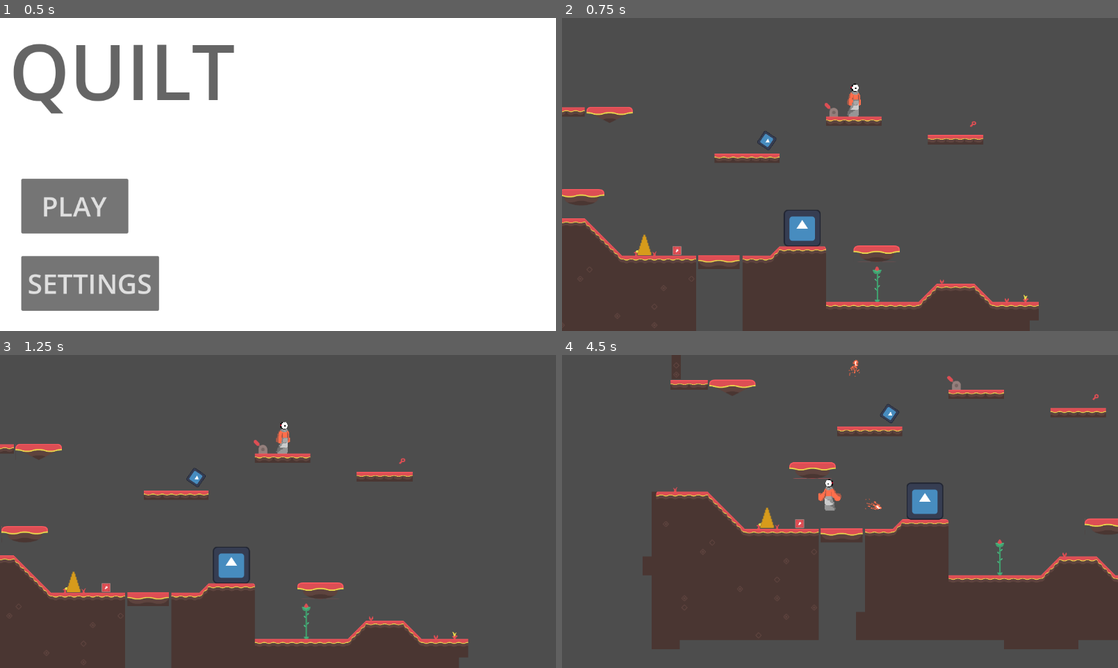
Above: before the commit, frames 1-4 (two rows, left to right).
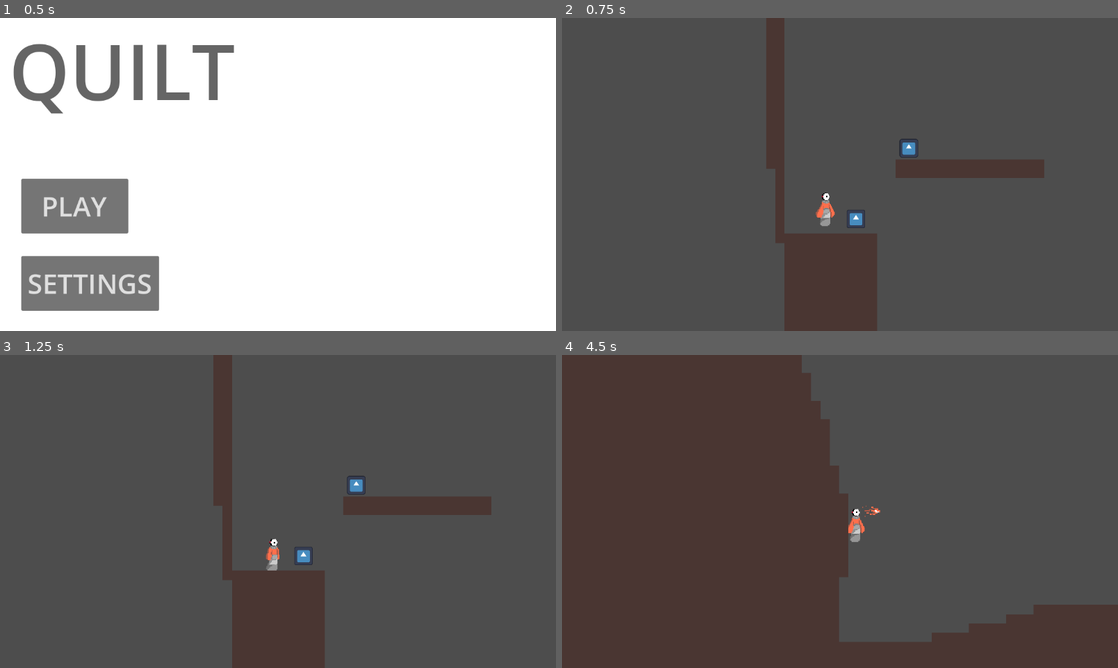
Above: after the commit, the same moments.

Repository: unsaltedkale/Quilt
Game: Godot game, scene res://TitleScreen.tscn
The game is run twice, just before and just after one commit, with the same random seed, the same clock (stepped at 60 frames per second) and the same inputs. Before the commit the project starts from res://main.tscn. The engine's default icon, where the game draws it, is replaced by a stand-in: a white triangle on a blue panel in a dark square. Sound files missing from this copy of the repository are replaced by a short silence.
Inputs (mouse positions are in pixels of both pictures, inside the frame that each line leads up to):
- Up to frame 1 (0.5 s): no input
- Up to frame 2 (0.75 s): click "PLAY" at 0.5 s
- Up to frame 3 (1.25 s): no input
- Up to frame 4 (4.5 s): move the mouse to (962, 495) at 1.27 s; hold D (move_right) 1.28-2.78 s; tap F (fire_projectile) at 1.35, 2.85, 4.35 s; click (962, 495) at 1.42 s; tap Space (jump) at 1.52, 2.27, 3.77 s; move the mouse to (728, 527) at 2.02 s; tap E (interact) at 2.1, 3.6 s; move the mouse to (895, 442) at 2.77 s; hold A (move_left) 2.78-3.53 s; move the mouse to (812, 574) at 3.52 s; hold D (move_right) from 3.53 s (still down); click (812, 574) at 3.67 s; move the mouse to (1006, 558) at 4.27 s

Frame 1 is identical in both runs. In frame 2, 20% of the frame differs, in the area x 0-87%, y 0-100%; in frame 3, 21%; in frame 4, 52%, in the area x 0-100%, y 0-100%.

Commit message:
title screen  to tutorial 1

Diff:
--- a/Andy's Path/Scenes/AndyMain.tscn
+++ b/Andy's Path/Scenes/AndyMain.tscn
@@ -1,6 +1,6 @@
 [gd_scene load_steps=17 format=4 uid="uid://c1qxdbym2bpna"]
 
-[ext_resource type="PackedScene" uid="uid://1iv87qysc1dl" path="res://Andy's Path/Scenes/UI.tscn" id="1_u0n1e"]
+[ext_resource type="PackedScene" uid="uid://1iv87qysc1dl" path="res://TitleScreen.tscn" id="1_u0n1e"]
 [ext_resource type="Texture2D" uid="uid://nycislmjusp8" path="res://Resources/tilesheet_complete.png" id="2_54g6f"]
 [ext_resource type="Texture2D" uid="uid://dmcdml67v5cp1" path="res://icon.svg" id="3_kmm4v"]
 [ext_resource type="Script" uid="uid://7kvdyj2pyumq" path="res://Andy's Path/Scripts/NPC.gd" id="3_v7cp0"]
--- a/Andy's Path/Scripts/PlayButton.gd
+++ b/Andy's Path/Scripts/PlayButton.gd
@@ -5,7 +5,7 @@
 
 
 func _on_play_pressed() -> void:
-	hide()
+	get_tree().change_scene_to_file("res://Alex's Folder/tutorial_1.tscn")
 
 
 func _on_settings_pressed() -> void:
--- a/main.tscn
+++ b/main.tscn
@@ -1,7 +1,7 @@
 [gd_scene load_steps=23 format=4 uid="uid://1225g3ggvek2"]
 
 [ext_resource type="Script" uid="uid://d0ax7m8u1yprv" path="res://Elena/Scripts/lever.gd" id="1_efxa6"]
-[ext_resource type="PackedScene" uid="uid://1iv87qysc1dl" path="res://Andy's Path/Scenes/UI.tscn" id="1_ig7tw"]
+[ext_resource type="PackedScene" uid="uid://1iv87qysc1dl" path="res://TitleScreen.tscn" id="1_ig7tw"]
 [ext_resource type="Texture2D" uid="uid://nycislmjusp8" path="res://Resources/tilesheet_complete.png" id="2_0xm2m"]
 [ext_resource type="Script" uid="uid://b55ntb0xce4gd" path="res://Salem WIPs/showDialog.gd" id="3_1bvp3"]
 [ext_resource type="Texture2D" uid="uid://dmcdml67v5cp1" path="res://icon.svg" id="3_h2yge"]
--- a/project.godot
+++ b/project.godot
@@ -11,9 +11,9 @@
 [application]
 
 config/name="Quilt"
-run/main_scene="uid://1225g3ggvek2"
+run/main_scene="uid://1iv87qysc1dl"
 config/features=PackedStringArray("4.5", "Forward Plus")
-config/icon="res://icon.svg"
+config/icon="uid://dmcdml67v5cp1"
 
 [display]
 
Not shown: 2 places in TitleScreen.tscn that only renumber resources
